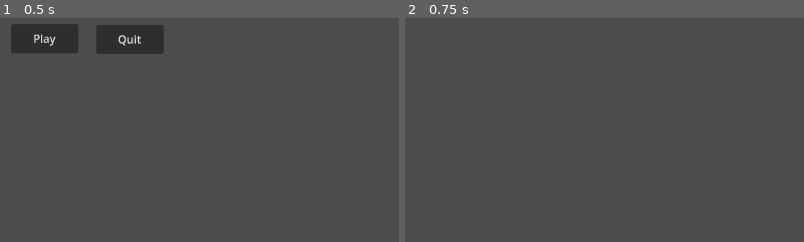
Above: before the commit, frames 1-2 (left to right).
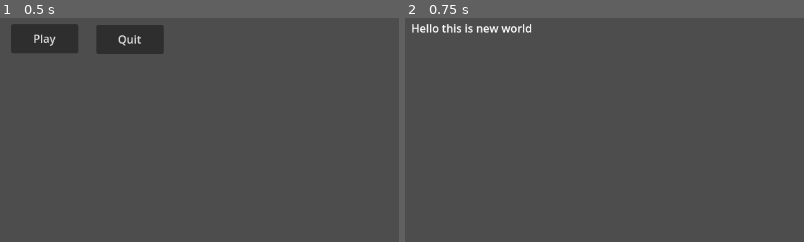
Above: after the commit, the same moments.

Repository: TalJa1/godot-test
Game: Godot game, scene res://screens/main.tscn
Same seed, same stepped clock (60 frames per second), same inputs: the game is played once before the commit and once after it.
Inputs:
- Up to frame 1 (0.5 s): no input
- Up to frame 2 (0.75 s): click "Play" at 0.5 s
The pictures show only the part of the screen within x 0-50%, y 0-50%; the shares and areas given below are measured in that part.

Frame 1 is identical in both runs. In frame 2, 0.6% of the frame differs, in the area x 1-32%, y 2-7%.

Commit message:
Add RichTextLabel node with greeting text to games scene

Diff:
--- a/screens/games.tscn
+++ b/screens/games.tscn
@@ -4,3 +4,10 @@
 
 [node name="Main" type="Node2D"]
 script = ExtResource("1_o84xs")
+
+[node name="RichTextLabel" type="RichTextLabel" parent="."]
+offset_left = 9.0
+offset_top = 3.0
+offset_right = 188.0
+offset_bottom = 34.0
+text = "Hello this is new world"
